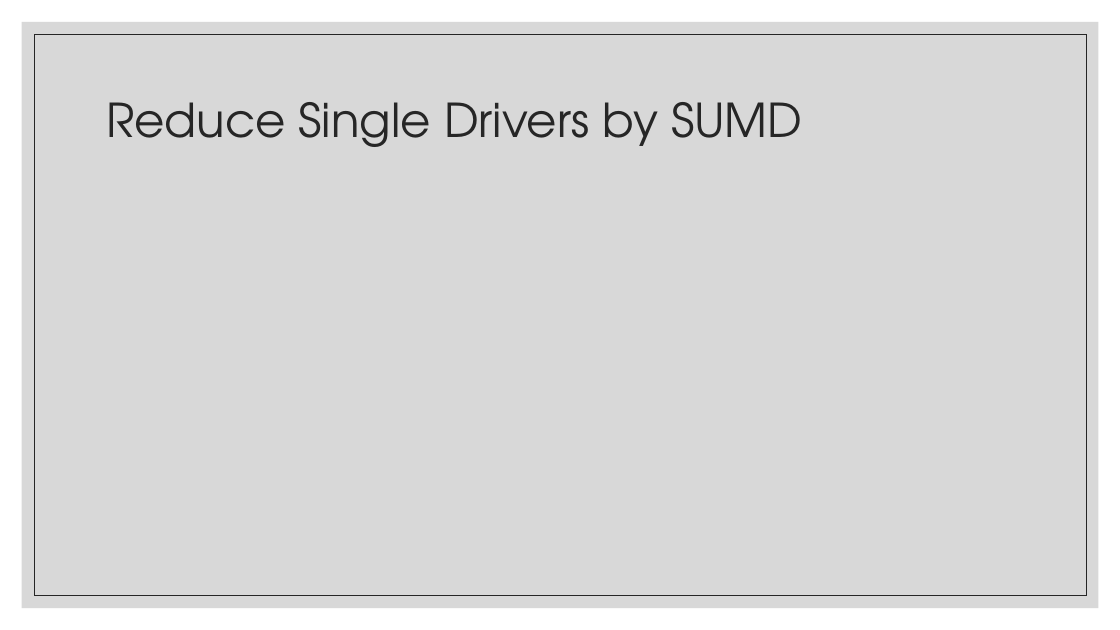
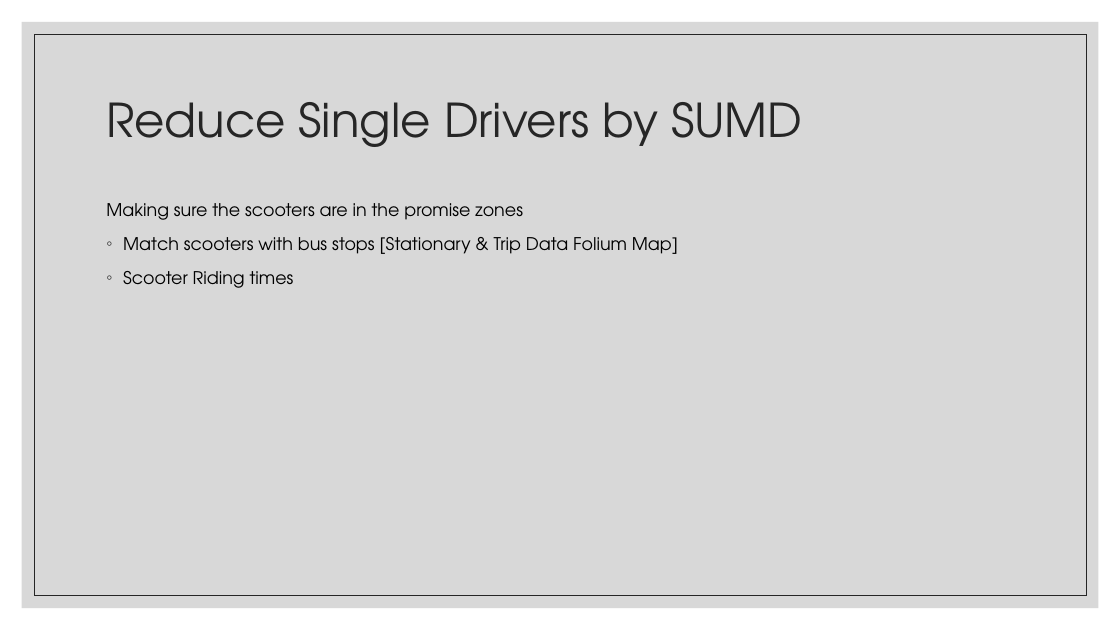
Before and after one commit to jojuka/nashville-scooters-scooter-snatchers, a slide deck: slide 8 of presentation.pptx (slide 5 before the commit). Drawn at 1120x630 pixels with LibreOffice and Linux fonts; fonts in the diff are those of the drawing. Boxes give left, top, right and bottom in pixels: in the first picture for what was removed or moved away, otherwise in the second. Text is boxed around its words. In the diff, an @@ line names an element or a change of style, - is before the commit and + after.

```diff
--- a/presentation.pptx
+++ b/presentation.pptx
@@ text added at (x1=106, y1=203, x2=678, y2=288), 15 pt, text #000000 @@
+Making sure the scooters are in the promise zones
+◦ Match scooters with bus stops [Stationary & Trip Data Folium Map]
+◦ Scooter Riding times
```
Also in this commit, not shown: 2 other slides changed, 3 slides added, 3 slides removed, 1 other file.
